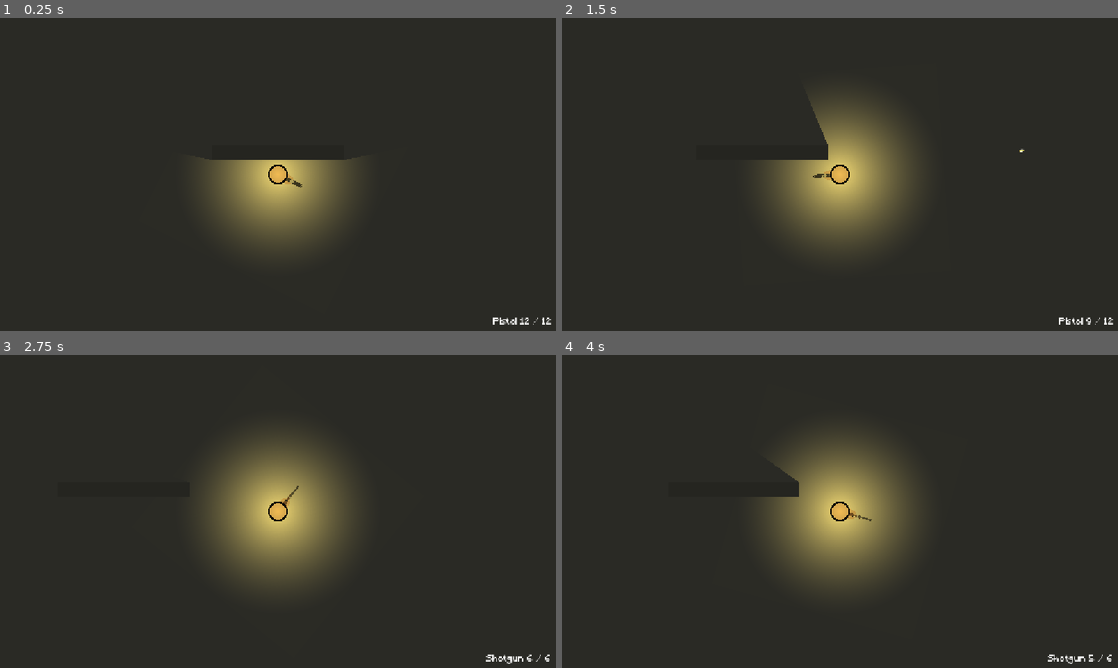
Above: before the commit, frames 1-4 (two rows, left to right).
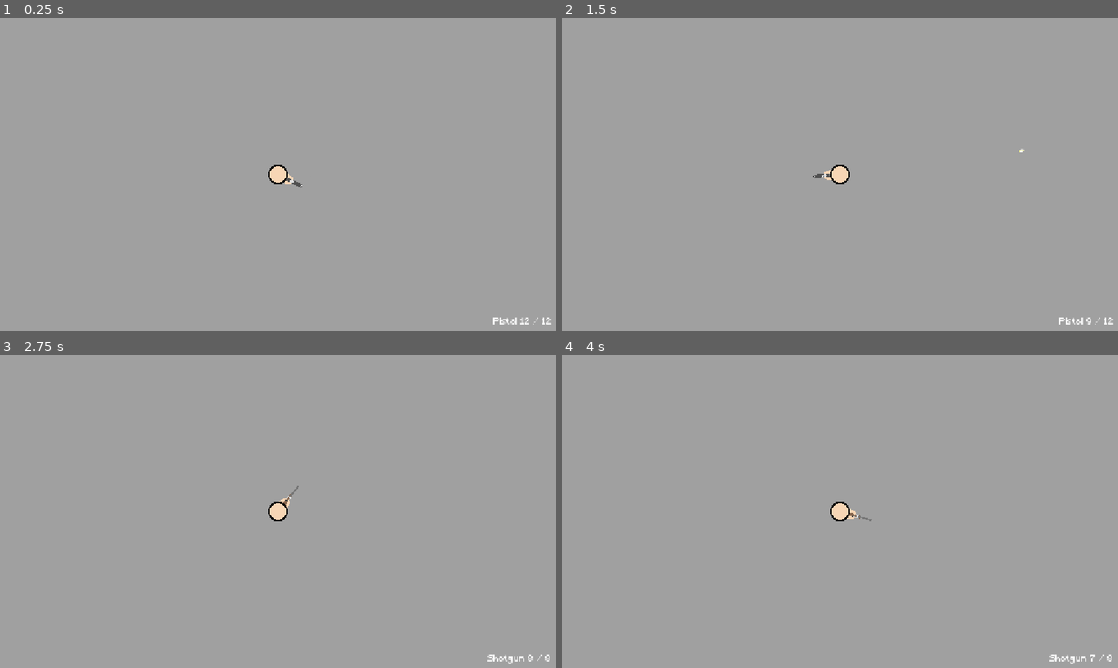
Above: after the commit, the same moments.

Repository: ArifD2286/Shamble-Chamber
Game: Godot game, scene res://game.tscn
Two runs of this game, one before a commit and one after it. Both use one fixed random seed, a clock stepped at 60 frames per second and the inputs below.
Inputs (mouse positions are in pixels of both pictures, inside the frame that each line leads up to):
- Up to frame 1 (0.25 s): no input
- Up to frame 2 (1.5 s): tap Enter at 0.5 s; move the mouse to (962, 158) at 0.52 s; press the mouse at (962, 158) at 0.53 s; hold D (right) 0.53-1.25 s; tap Space at 0.77 s; release the mouse at (962, 158) at 1.25 s; drag from (728, 190) to (1034, 146) at 1.27 s
- Up to frame 3 (2.75 s): move the mouse to (333, 442) at 2.02 s; hold D (right) from 2.03 s (still down); tap 2 (slot_2) at 2.1 s
- Up to frame 4 (4 s): release D (right) at 2.75 s; drag from (812, 574) to (673, 464) at 2.77 s; tap Space at 3.5, 3.77 s; move the mouse to (1006, 558) at 3.52 s; hold A (left) from 3.53 s (still down); tap Alt at 3.6 s

The runs differ from the first frame. In frame 1, 100% of the frame differs, in the area x 0-100%, y 0-100%; in frame 2, 100%; in frame 3, 100%; in frame 4, 100%.

Commit message:
Update 3.1
Changes:
- Started working on map
- Added temporary shelf designs

Notes:
- We are postponing the lighting mechanic as it isn't a part of the main func of the game (i cant find the solution to the shadow problem), will be implemented sooner or later

Diff:
--- a/shamble-chamber/game.tscn
+++ b/shamble-chamber/game.tscn
@@ -1,6 +1,7 @@
 [gd_scene format=3 uid="uid://b6xy8ubtvkrab"]
 
 [ext_resource type="Script" uid="uid://wo1viy2harpi" path="res://player.gd" id="1_80nbo"]
+[ext_resource type="Texture2D" uid="uid://molxo8qeqp4j" path="res://assets/Shelf.png" id="1_iotsf"]
 [ext_resource type="Script" uid="uid://ca1xw4yy6fxq7" path="res://head.gd" id="2_e2o6t"]
 [ext_resource type="PackedScene" uid="uid://dqx03iq5wi5sc" path="res://bullet.tscn" id="2_fc0e3"]
 [ext_resource type="Resource" uid="uid://bc3nln1b0pa0v" path="res://pistol.tres" id="3_7jktm"]
@@ -11,6 +12,16 @@
 [ext_resource type="Texture2D" uid="uid://dv25chih8nwn6" path="res://assets/pistol_texture.png" id="6_mfdv2"]
 [ext_resource type="AudioStream" uid="uid://bgsk15vqqywxr" path="res://assets/empty_shot_sfx.mp3" id="7_eow3j"]
 [ext_resource type="AudioStream" uid="uid://bfpjcdkxfb53j" path="res://assets/gun_reload_sfx.mp3" id="7_j5wjh"]
+
+[sub_resource type="TileSetAtlasSource" id="TileSetAtlasSource_lc2xo"]
+texture = ExtResource("1_iotsf")
+texture_region_size = Vector2i(32, 32)
+0:0/0 = 0
+
+[sub_resource type="TileSet" id="TileSet_n3vx6"]
+tile_size = Vector2i(32, 32)
+physics_layer_0/collision_layer = 1
+sources/0 = SubResource("TileSetAtlasSource_lc2xo")
 
 [sub_resource type="CircleShape2D" id="CircleShape2D_e2o6t"]
 radius = 15.0
@@ -26,12 +37,6 @@
 fill_from = Vector2(0.5, 0.5)
 fill_to = Vector2(0.5, 0)
 
-[sub_resource type="RectangleShape2D" id="RectangleShape2D_s33ni"]
-size = Vector2(242, 27)
-
-[sub_resource type="OccluderPolygon2D" id="OccluderPolygon2D_s33ni"]
-polygon = PackedVector2Array(-121, 14, -121, -14, 121, -14, 121, 14)
-
 [node name="Node2D" type="Node2D" unique_id=773225363]
 
 [node name="ColorRect" type="ColorRect" parent="." unique_id=1516551246]
@@ -39,6 +44,11 @@
 offset_top = -793.0
 offset_right = 853.0
 offset_bottom = 793.0
+color = Color(0.627451, 0.627451, 0.627451, 1)
+
+[node name="TileMapLayer" type="TileMapLayer" parent="." unique_id=989831220]
+texture_filter = 1
+tile_set = SubResource("TileSet_n3vx6")
 
 [node name="CharacterBody2D" type="CharacterBody2D" parent="." unique_id=302081087]
 script = ExtResource("1_80nbo")
@@ -81,6 +91,7 @@
 position = Vector2(50, 0)
 
 [node name="PointLight2D" type="PointLight2D" parent="CharacterBody2D" unique_id=1230433106]
+visible = false
 color = Color(0.99215686, 0.87058824, 0.3882353, 1)
 shadow_enabled = true
 texture = SubResource("GradientTexture2D_s33ni")
@@ -118,19 +129,5 @@
 volume_db = -15.0
 
 [node name="CanvasModulate" type="CanvasModulate" parent="." unique_id=804181961]
+visible = false
 color = Color(0.16470589, 0.16470589, 0.14509805, 1)
-
-[node name="StaticBody2D" type="StaticBody2D" parent="." unique_id=578250881]
-position = Vector2(0, -40)
-
-[node name="CollisionShape2D" type="CollisionShape2D" parent="StaticBody2D" unique_id=718425900]
-position = Vector2(0, 0.5)
-shape = SubResource("RectangleShape2D_s33ni")
-
-[node name="Polygon2D" type="Polygon2D" parent="StaticBody2D" unique_id=1145364801]
-color = Color(0.8784314, 0.8784314, 0.8784314, 1)
-polygon = PackedVector2Array(-121, 14, -121, -14, 121, -14, 121, 14)
-
-[node name="LightOccluder2D" type="LightOccluder2D" parent="StaticBody2D" unique_id=288574646]
-texture_filter = 1
-occluder = SubResource("OccluderPolygon2D_s33ni")
--- a/shamble-chamber/shotgun.tres
+++ b/shamble-chamber/shotgun.tres
@@ -10,7 +10,7 @@
 script = ExtResource("1_4adss")
 gun_name = "Shotgun"
 fire_rate = 0.9
-mag_size = 6
+mag_size = 8
 reload_time = 4.0
 pallets = 6
 spread_degrees = 20.0
Binary file added: shamble-chamber/assets/Shelf.png
Not shown, added: shamble-chamber/assets/Shelf.png.import
Binary file added: shamble-chamber/assets/Shelf_side.png
Not shown, added: shamble-chamber/assets/Shelf_side.png.import
